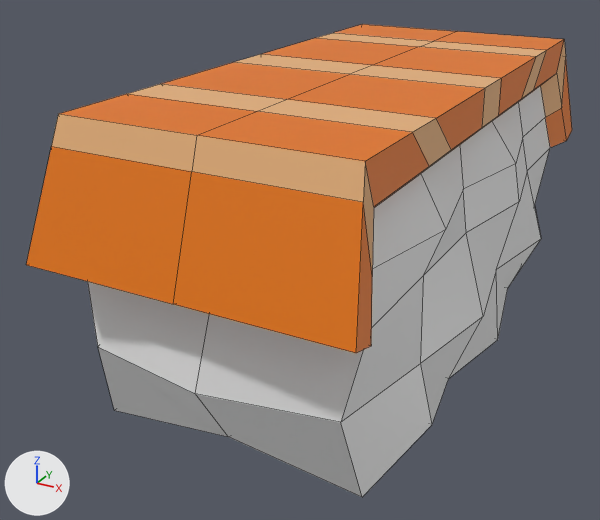
Two versions of the FBX model Assets/m_coloniusLory_Sushi_Salmon.fbx, one commit apart.
One viewpoint serves both versions: a 50 mm lens placed at (0.0792, -2.1749, 0.3891), pointed at (0.0406, -2.1047, 0.3539). The axes (+X, +Y, +Z) are drawn at lower left. The lights are the same throughout. Mesh edges are drawn as thin lines. Where no turn or scale is listed for an object, it has been applied to the vertices.

The first picture shows 'm_coloniusLory_Sushi_Salmon'.
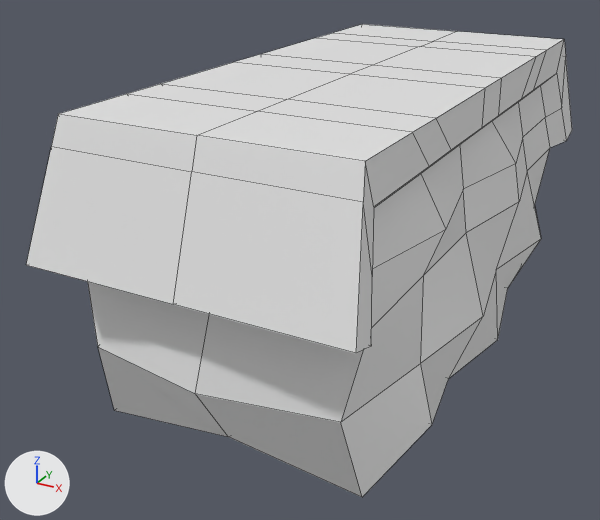
Location of each change, [x1, y1, x2, y2] in pixels of the pictures (600 x 520 px):
part 1 of me_cube_001, recoloured (orange to white): [26, 24, 572, 353] in both
part 2 of me_cube_001, recoloured (beige to white): [52, 33, 566, 276] in both

Edits to the bpy script that builds the scene:
```text
Change me_cube_001:
    where me_cube_001.from_pydata(...)  # 132 vertices, 132 faces; spans x -0.016..0.0157, y -0.0318..0.0322, z -0.0007..0.028
    used by ob_m_coloniuslory_sushi_salmon; location = (0.045, -2.1, 0.3455)
    me_cube_001 part 1: all 44 faces that had it switch from mat_salmon (orange #e77700) to mat_rice (white #e7e7e7)
    me_cube_001 part 2: all 30 faces that had it switch from mat_salmon2 (beige #e7b17b) to mat_rice (white #e7e7e7)
```
